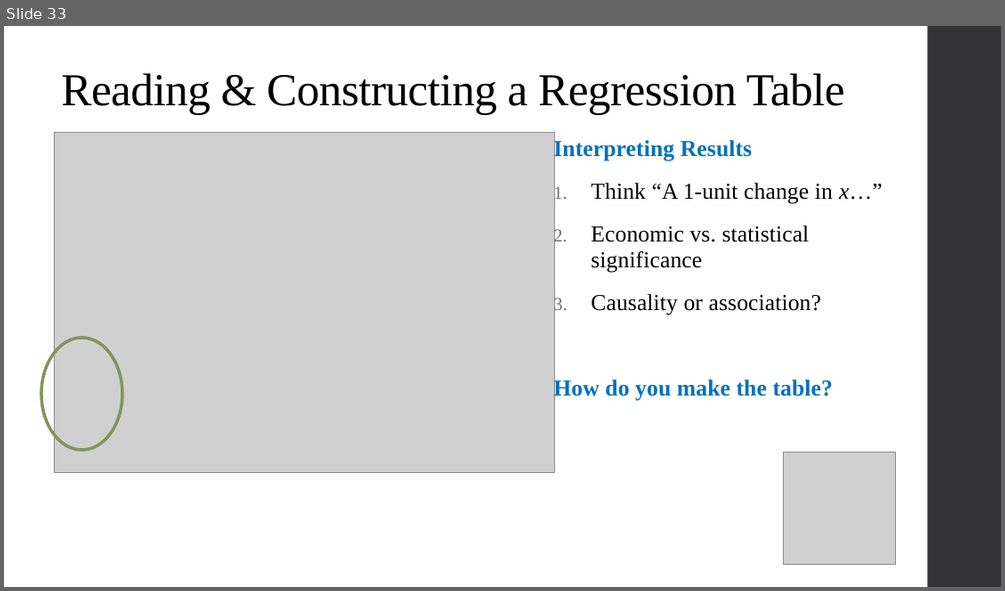
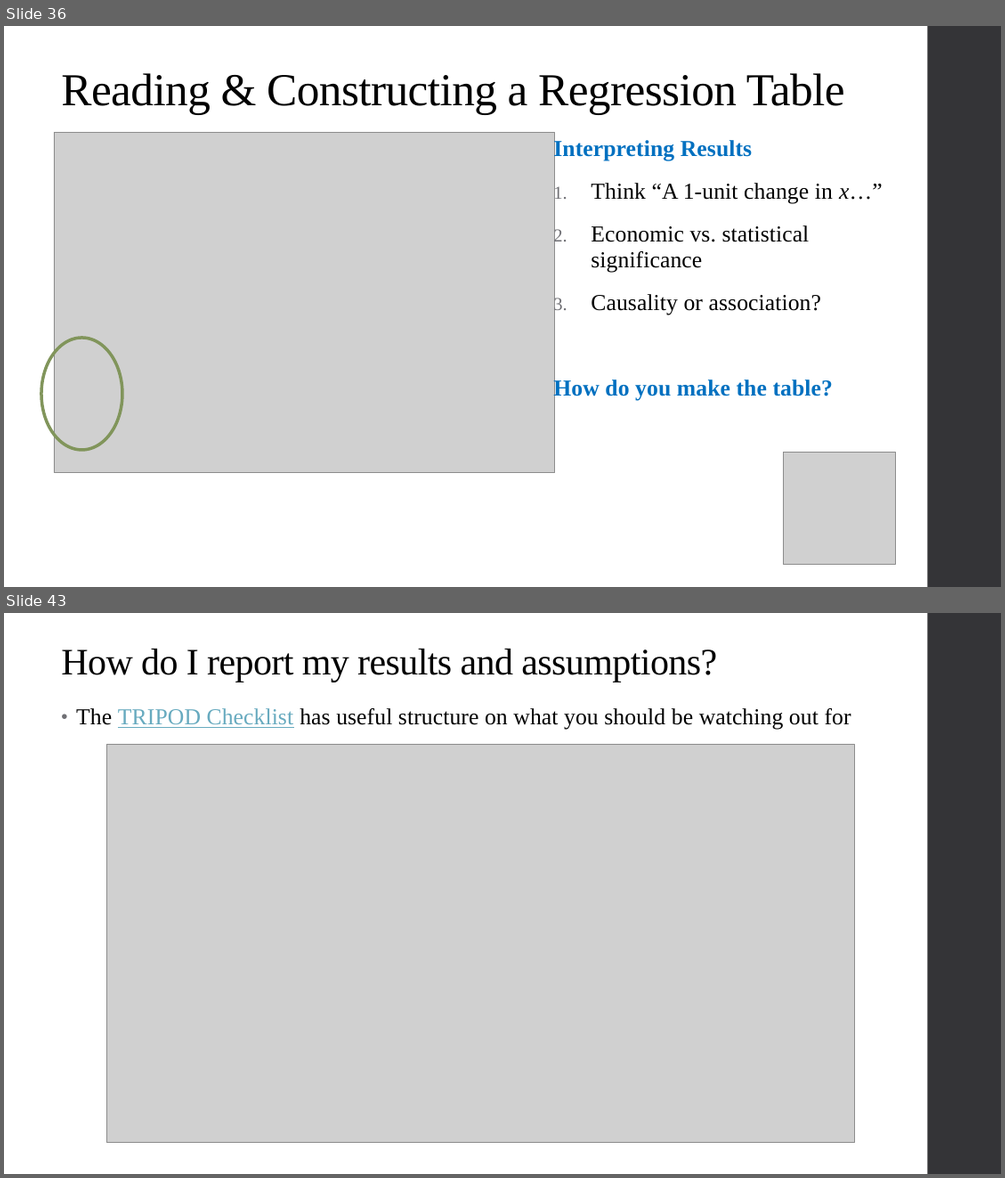
Before and after one commit to qiufei/fork-HAD5744, a slide deck: Lecture03_MultivariateOLS1/Lecture3_MultivariateOLS_2022F.pptx. Shown one above the other, each under a label of ours: slide 33 before the commit, slides 36 and 43 after it; the slides between them are not shown. The pictures are 1005x591 and 1005x1178 pixels, drawn with LibreOffice and Linux fonts; fonts in the diff are those of the drawing; grey boxes stand for pictures. Boxes give left, top, right and bottom in pixels: in the first picture for what was removed or moved away, otherwise in the second. Text is boxed around its words. In the diff, an @@ line names an element or a change of style, - is before the commit and + after.

```diff
--- a/Lecture03_MultivariateOLS1/Lecture3_MultivariateOLS_2022F.pptx
+++ b/Lecture03_MultivariateOLS1/Lecture3_MultivariateOLS_2022F.pptx
@@ slide 43 added at [4,613,1001,1174], background #FFFFFF; not listed: 1 template element that a slide beside it also shows @@
@@ title added at [61,649,717,682], 36 pt, text #000000 @@
+How do I report my results and assumptions?
@@ text added at [76,708,851,730], 22 pt, text #000000 @@
+• The TRIPOD Checklist has useful structure on what you should be watching out for
@@ picture added at [107,744,855,1143] @@
@@ what was slide 33 is now slide 36 @@
```
Also in this commit, not shown: 4 slides changed, 20 other slides added, 2 slides removed, 5 other files.
